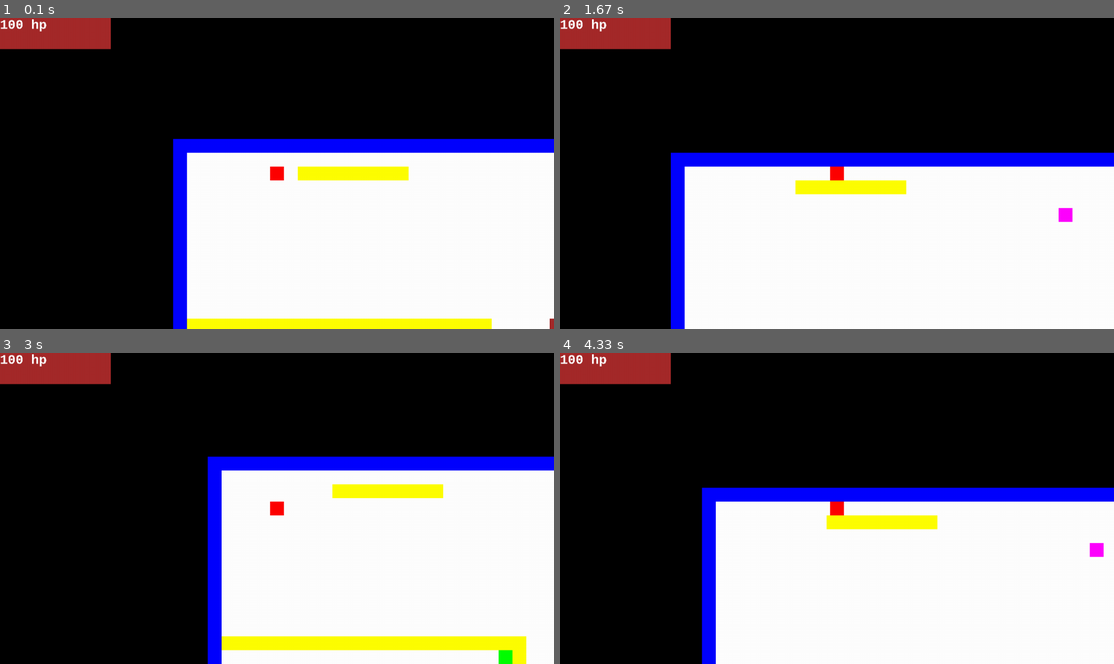
Above: before the commit, frames 1-4 (two rows, left to right).
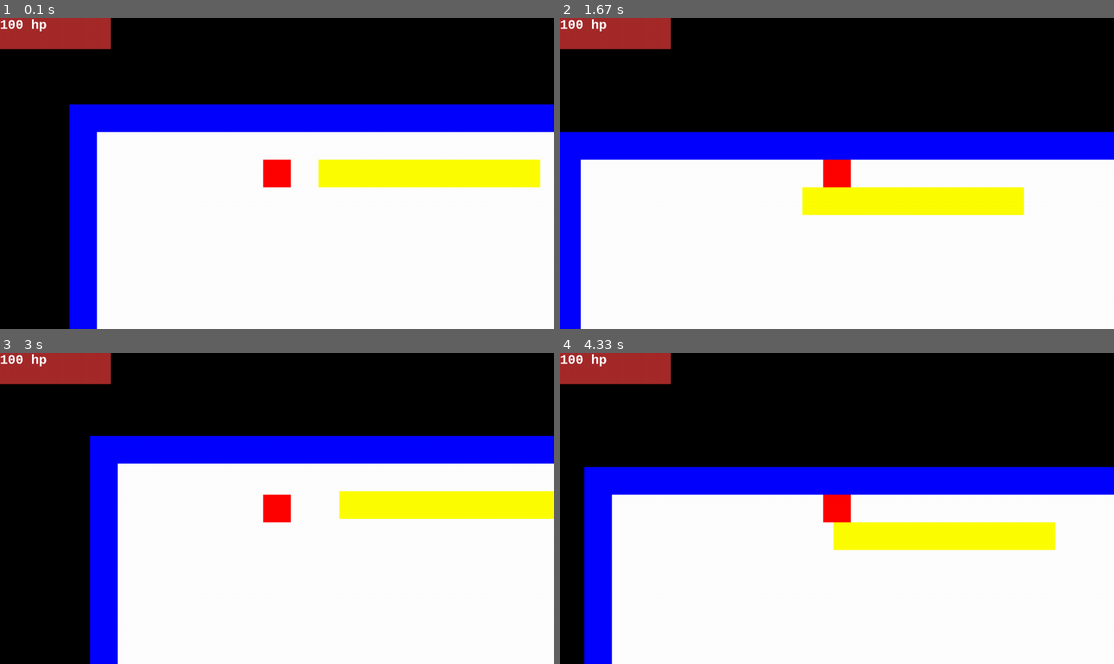
Above: after the commit, the same moments.

Repository: benedekhalaj/pygame-roguelike
Game: pygame game, started from play.py
Two runs of this game, one before a commit and one after it. Both use one fixed random seed, a clock stepped at 60 frames per second and the inputs below.
Inputs:
- Up to frame 1 (0.1 s): no input
- Up to frame 2 (1.67 s): hold Right 0.33-0.8 s; hold Up 0.83-1.13 s; hold Right 1.17-1.63 s
- Up to frame 3 (3 s): hold Left 1.67-2.2 s; hold Down 2.23-2.53 s; hold Left 2.57-2.97 s
- Up to frame 4 (4.33 s): hold Up 3-3.37 s; hold Right 3.4-4.03 s

The runs differ from the first frame. In frame 1, 31% of the frame differs, in the area x 12-100%, y 27-100%; in frame 2, 25%; in frame 3, 29%; in frame 4, 26%.

Commit message:
Global: Refactor Main Controller, Player Controller, View

Diff:
--- a/controller/main_controller.py
+++ b/controller/main_controller.py
@@ -31,19 +31,13 @@
 
 def main():
     window = init_pygame()
-    objects = map_controller.get_map()
+    objects = map_controller.get_objects()
 
     run = True
     while run:
         set_fps()
         run = quit_game(run)
-        keys = view.get_input()
-        player_controller.control_player(objects, keys)
-        player_controller.add_item_to_player_inventory(objects)
+        player_controller.control_player(objects)
         enemy_controller.control_enemy(objects)
-        view.display_background(window)
-        view.display_objects(window, objects)
-        view.display_player_stat(window, objects)
-        view.display_player_sword(window, objects)
-        view.refresh_display()
+        view.display_everything(window, objects)
     pygame.quit()
--- a/controller/map_controller.py
+++ b/controller/map_controller.py
@@ -2,7 +2,7 @@
 from view import view
 
 
-def get_map():
+def get_objects():
     colors = view.COLORS
     screen_size = (view.WINDOW_WIDTH, view.WINDOW_HEIGHT)
     return map.create_map(screen_size, colors)
--- a/controller/player_controller.py
+++ b/controller/player_controller.py
@@ -3,9 +3,8 @@
 import pygame
 
 
-def control_player(objects, keys):
-    for player_object in objects["player"]:
-        player_character = player_object
+def change_player_on_input(player_character, objects):
+    keys = view.get_input()
 
     if keys[pygame.K_LEFT]:
         player_character.move(objects, -player_character.velocity, 0)
@@ -20,10 +19,10 @@
     else:
         player_character.sword.visible = False
 
+
+def control_player(objects):
+    player_character = objects['player'][0]
+
+    change_player_on_input(player_character, objects)
+    player_character.add_item_to_inventory(objects)
     player_character.take_damage(objects)
-
-
-def add_item_to_player_inventory(objects):
-    for player_object in objects["player"]:
-        player_character = player_object
-    player_character.add_item_to_inventory(objects)
--- a/model/map/map.py
+++ b/model/map/map.py
@@ -16,8 +16,8 @@
 
 def create_map(screen_size, colors):
     text_map, map_sign_dict = generate_map()
-    character_height = 32
-    character_width = 32
+    character_height = 64
+    character_width = 64
     player_position = find_player_position(text_map)
     objects = {}
     floor_list = []
--- a/view/view.py
+++ b/view/view.py
@@ -21,19 +21,23 @@
 COLORS = Colors()
 
 
-def set_display_caption(caption):
-    pygame.display.set_caption(caption)
+def display_everything(window, objects):
+    display_background(window)
+    display_objects(window, objects)
+    display_player_stat(window, objects)
+    display_player_sword(window, objects)
+    refresh_display()
 
 
-def set_display_mode():
-    return pygame.display.set_mode((WINDOW_WIDTH, WINDOW_HEIGHT))
+def display_background(window):
+    window.fill(COLORS.BLACK)
 
 
 def display_objects(window, object_types: dict):
     for objects in object_types.values():
         for object in objects:
-            position = (object.rect.x, object.rect.y, object.rect.width, object.rect.height)
             if object.visible:
+                position = (object.rect.x, object.rect.y, object.rect.width, object.rect.height)
                 pygame.draw.rect(window, object.color, position)
 
 
@@ -55,8 +59,12 @@
     pygame.display.update()
 
 
-def display_background(window):
-    window.fill(COLORS.BLACK)
+def set_display_mode():
+    return pygame.display.set_mode((WINDOW_WIDTH, WINDOW_HEIGHT))
+
+
+def set_display_caption(caption):
+    pygame.display.set_caption(caption)
 
 
 def get_input():
